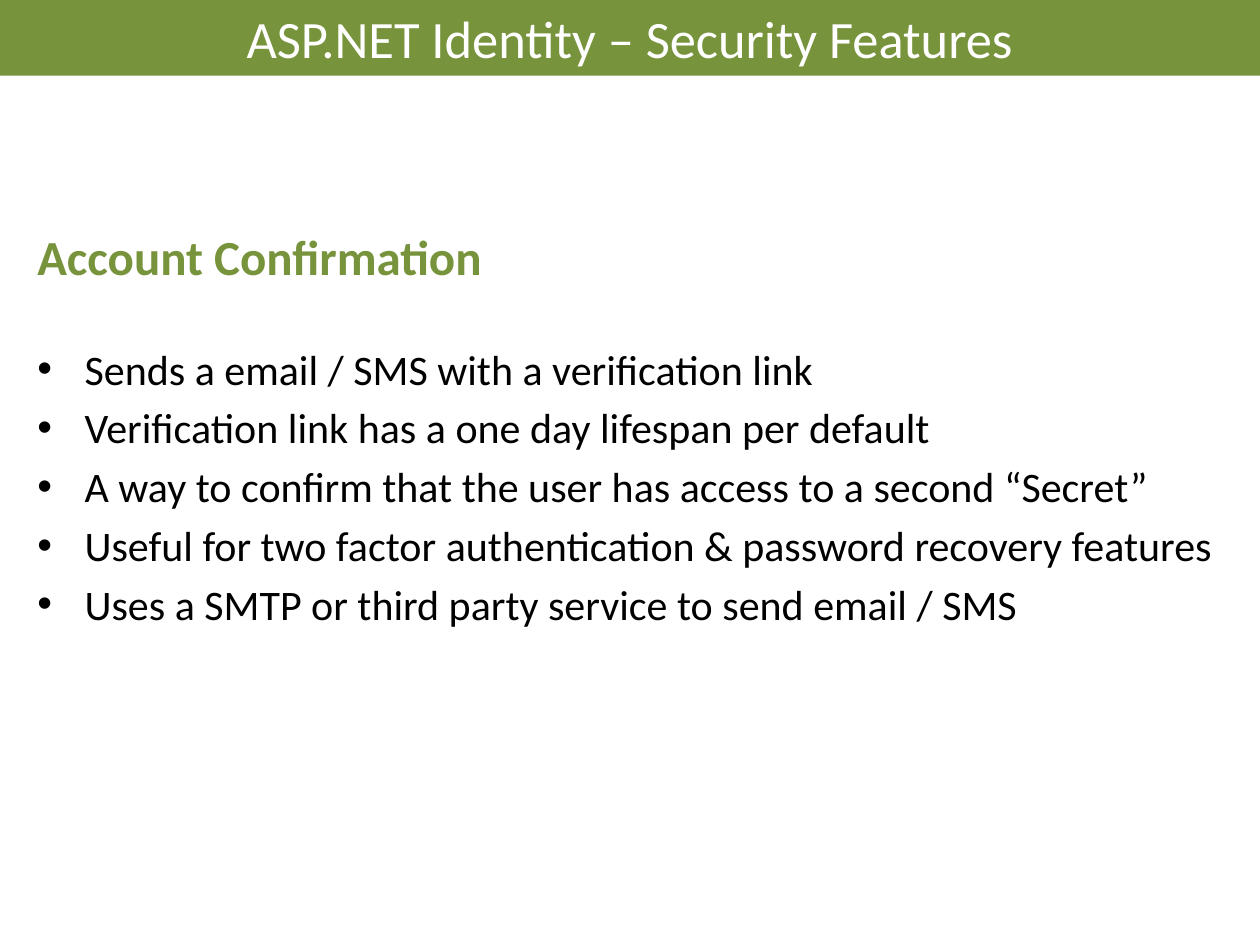
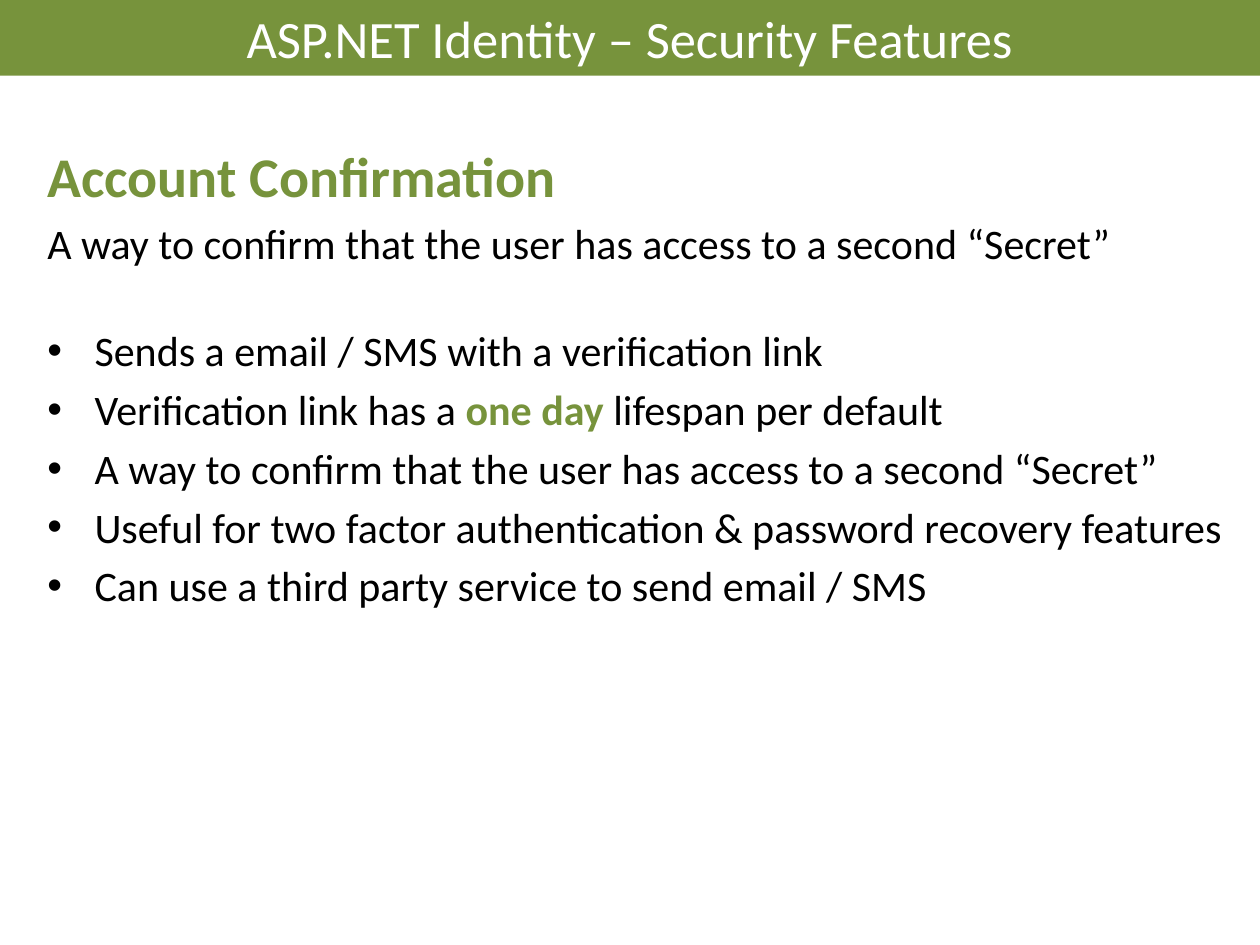
Before and after one commit to AndreasElffors/ProjectIdentity, a slide deck: slide 5 of Documents/Slides/Identity-SecurityFeatures.pptx. Drawn at 1260x945 pixels with LibreOffice and Linux fonts; fonts in the diff are those of the drawing; background and template pictures are left out. Boxes give left, top, right and bottom in pixels: in the first picture for what was removed or moved away, otherwise in the second. Text is boxed around its words. In the diff, an @@ line names an element or a change of style, - is before the commit and + after.

```diff
--- a/Documents/Slides/Identity-SecurityFeatures.pptx
+++ b/Documents/Slides/Identity-SecurityFeatures.pptx
@@ text "Account Confirmation": place and size @@
-text "Account Confirmation" at box(37, 240, 1212, 627)
+text "Account Confirmation" at box(47, 157, 1222, 608)
@@ text at box(47, 157, 942, 432): size 28 to 32 pt in "Account Confirmation"; text colour #000000 to #77933C, bold on in "one day" @@
@@ text at box(47, 229, 1110, 266): paragraph added @@
+A way to confirm that the user has access to a second “Secret”
@@ text at box(95, 571, 926, 608): text changed @@
-• Uses a SMTP or third party service to send email / SMS
+• Can use a third party service to send email / SMS
```
Also in this commit, not shown: 8 other slides changed, 5 other files.
